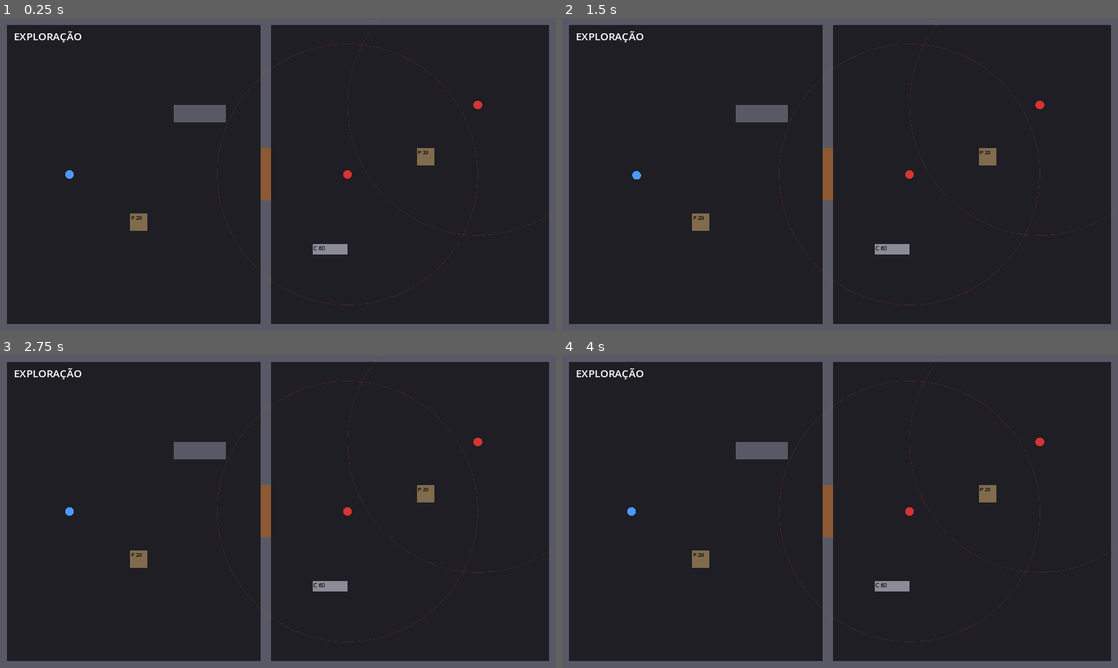
Above: before the commit, frames 1-4 (two rows, left to right).
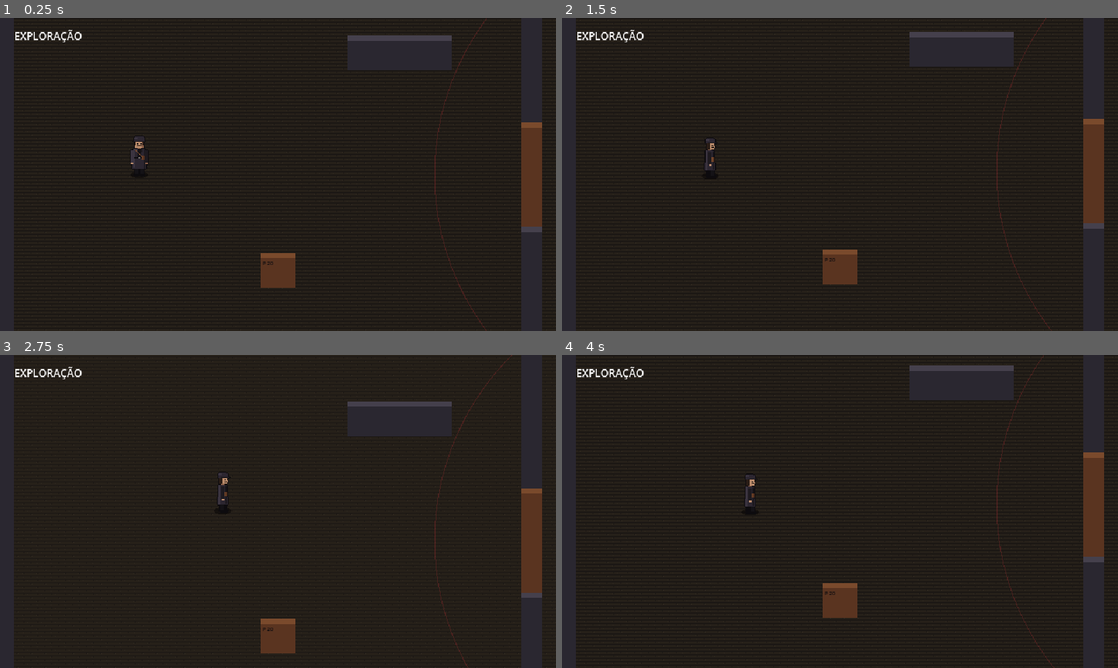
Above: after the commit, the same moments.

Repository: Brombilaa/game
Game: Godot game, scene res://scenes/exploration/test_room.tscn
The game is run twice, just before and just after one commit, with the same random seed, the same clock (stepped at 60 frames per second) and the same inputs.
Inputs (mouse positions are in pixels of both pictures, inside the frame that each line leads up to):
- Up to frame 1 (0.25 s): no input
- Up to frame 2 (1.5 s): tap Enter at 0.5 s; move the mouse to (962, 158) at 0.52 s; hold D 0.53-1.28 s; tap R at 0.6, 1.35 s; click (962, 158) at 0.67 s; tap Space at 0.77 s; move the mouse to (728, 190) at 1.27 s; click (728, 190) at 1.42 s
- Up to frame 3 (2.75 s): tap Space at 1.52, 2 s; move the mouse to (333, 442) at 2.02 s; hold D from 2.03 s (still down); tap R at 2.1 s; click (333, 442) at 2.17 s
- Up to frame 4 (4 s): move the mouse to (812, 574) at 2.77 s; tap R at 2.85, 3.6 s; click (812, 574) at 2.92 s; tap Space at 3.02, 3.77 s; move the mouse to (1006, 558) at 3.52 s; release D at 3.53 s; click (1006, 558) at 3.67 s

The runs differ from the first frame. In frame 1, 13% of the frame differs, in the area x 0-100%, y 0-100%; in frame 2, 13%; in frame 3, 13%; in frame 4, 13%.

Commit message:
Muda para 640×360 e desenha personagem e chão provisórios na sala de teste
Resolução interna 640×360 com escala inteira e câmera seguindo a unidade em foco.
PlaceholderArt gera por código a paleta escura de teste, o personagem de 32×48
em 4 direções com passo e o tile de chão 16×16, sem binários no LFS.

Co-Authored-By: Claude Opus 5.5 <noreply@anthropic.com>
Claude-Session: https://claude.ai/code/session_01EDsCLEBJPZ18HUC4jaNQhy

Diff:
--- a/project.godot
+++ b/project.godot
@@ -12,10 +12,13 @@
 
 [display]
 
-window/size/viewport_width=1280
-window/size/viewport_height=720
+window/size/viewport_width=640
+window/size/viewport_height=360
+window/size/window_width_override=1280
+window/size/window_height_override=720
 window/stretch/mode="canvas_items"
 window/stretch/aspect="keep"
+window/stretch/scale_mode="integer"
 
 [rendering]
 
--- /dev/null
+++ b/scripts/art/placeholder_art.gd
@@ -0,0 +1,211 @@
+class_name PlaceholderArt
+extends RefCounted
+# Arte provisória gerada por código, enquanto não há sprites desenhados.
+# Segue docs/direcao-visual.md: vista 3/4 de cima, personagem em quadro de 32×48,
+# tile de 16×16, 4 direções e paleta fechada e escura (DEC-2026-10-29-01..05).
+# Gerar em código evita binários no Git LFS; troca por PNG quando houver arte final.
+
+enum Dir { SOUTH, NORTH, EAST, WEST }
+
+const FRAME_SIZE := Vector2i(32, 48)
+const TILE_SIZE := 16
+# Ponto do quadro que fica sobre a posição da unidade (meio dos pés).
+const PIVOT := Vector2(16, 46)
+# Quadros por direção: parado, passo com a perna esquerda, passo com a direita.
+const FRAMES := 3
+
+# Paleta de teste (DEC-2026-10-29-04). Cópia para editores em assets/palettes/paleta_teste.gpl.
+const PALETTE := {
+	"contorno": Color8(13, 11, 14),
+	"camisa": Color8(20, 18, 22),
+	"casaco_escuro": Color8(30, 26, 31),
+	"casaco": Color8(44, 38, 48),
+	"casaco_claro": Color8(59, 52, 64),
+	"cabelo": Color8(42, 29, 22),
+	"pele_sombra": Color8(138, 95, 72),
+	"pele": Color8(185, 138, 106),
+	"couro": Color8(90, 52, 32),
+	"couro_claro": Color8(122, 74, 44),
+	"metal": Color8(110, 106, 106),
+	"chao_escuro": Color8(27, 23, 20),
+	"chao": Color8(38, 32, 25),
+	"chao_claro": Color8(49, 42, 33),
+	"parede": Color8(42, 39, 48),
+	"parede_topo": Color8(69, 64, 76),
+	"sangue_escuro": Color8(74, 20, 22),
+	"sangue": Color8(107, 29, 29),
+	"sangue_claro": Color8(140, 42, 42),
+	"destaque": Color8(201, 162, 74),
+}
+
+# Variantes trocam as cores do casaco: agente (preto), cultista (vermelho), atirador (cinza).
+const VARIANTS := {
+	"agente": {},
+	"cultista": {"casaco_escuro": "sangue_escuro", "casaco": "sangue", "casaco_claro": "sangue_claro"},
+	"atirador": {"casaco_escuro": "parede", "casaco": "parede_topo", "casaco_claro": "metal"},
+}
+
+static var _cache := {}
+
+
+static func color(name: String) -> Color:
+	return PALETTE[name]
+
+
+static func dir_from_vector(v: Vector2) -> Dir:
+	if absf(v.x) > absf(v.y):
+		return Dir.EAST if v.x > 0.0 else Dir.WEST
+	return Dir.SOUTH if v.y >= 0.0 else Dir.NORTH
+
+
+static func character_texture(variant: String, dir: Dir, frame: int) -> Texture2D:
+	var key := "%s:%d:%d" % [variant, dir, frame]
+	if not _cache.has(key):
+		_cache[key] = ImageTexture.create_from_image(character_image(variant, dir, frame))
+	return _cache[key]
+
+
+static func floor_texture() -> Texture2D:
+	if not _cache.has("chao"):
+		_cache["chao"] = ImageTexture.create_from_image(floor_image())
+	return _cache["chao"]
+
+
+static func character_image(variant: String, dir: Dir, frame: int) -> Image:
+	var img := Image.create(FRAME_SIZE.x, FRAME_SIZE.y, false, Image.FORMAT_RGBA8)
+	var p := _Painter.new(img, VARIANTS.get(variant, {}))
+	if dir == Dir.WEST:
+		_paint_side(p, frame)
+		img.flip_x()
+	elif dir == Dir.EAST:
+		_paint_side(p, frame)
+	else:
+		_paint_front(p, frame, dir == Dir.NORTH)
+	_outline(img)
+	return img
+
+
+# Tábuas de madeira escura com emendas alternadas.
+static func floor_image() -> Image:
+	var img := Image.create(TILE_SIZE, TILE_SIZE, false, Image.FORMAT_RGBA8)
+	img.fill(color("chao"))
+	for row in 4:
+		var y := row * 4
+		for x in TILE_SIZE:
+			img.set_pixel(x, y, color("chao_escuro"))
+		img.set_pixel(((row % 2) * 8 + 3) % TILE_SIZE, y + 1, color("chao_escuro"))
+		img.set_pixel(((row % 2) * 8 + 3) % TILE_SIZE, y + 2, color("chao_escuro"))
+		img.set_pixel((row * 5 + 10) % TILE_SIZE, y + 2, color("chao_claro"))
+	return img
+
+
+# Frente (sul) ou costas (norte). Luz vem de cima à esquerda.
+static func _paint_front(p: _Painter, frame: int, back: bool) -> void:
+	var lift_left := 2 if frame == 1 else 0
+	var lift_right := 2 if frame == 2 else 0
+	# Pernas com calça escura e sapatos.
+	p.rect(11, 38, 4, 7 - lift_left, "camisa")
+	p.rect(17, 38, 4, 7 - lift_right, "camisa")
+	p.rect(10, 45 - lift_left, 5, 2, "contorno")
+	p.rect(17, 45 - lift_right, 5, 2, "contorno")
+	# Sobretudo: corpo, barra mais larga e ombros.
+	p.rect(9, 16, 14, 22, "casaco")
+	p.rect(8, 30, 16, 9, "casaco")
+	p.rect(9, 16, 2, 22, "casaco_claro")
+	p.rect(21, 16, 2, 23, "casaco_escuro")
+	# Braços e mãos.
+	p.rect(6, 18, 3, 14, "casaco_claro")
+	p.rect(23, 18, 3, 14, "casaco_escuro")
+	p.rect(6, 32, 3, 2, "pele_sombra" if back else "pele")
+	p.rect(23, 32, 3, 2, "pele_sombra")
+	if back:
+		p.rect(15, 17, 2, 21, "casaco_escuro")  # costura das costas
+		p.rect(12, 27, 8, 2, "casaco_escuro")  # meia-cinta
+		p.rect(12, 27, 1, 1, "metal")
+		p.rect(19, 27, 1, 1, "metal")
+	else:
+		p.rect(14, 16, 4, 11, "camisa")  # abertura do casaco
+		p.rect(12, 16, 2, 4, "casaco_claro")  # gola
+		p.rect(18, 16, 2, 4, "casaco_escuro")
+		p.rect(10, 26, 12, 1, "contorno")  # cinto
+		p.rect(15, 26, 2, 1, "metal")
+		for i in 9:  # alça do coldre na diagonal
+			p.rect(11 + i, 17 + i, 1, 1, "couro_claro")
+		p.rect(19, 24, 3, 5, "couro")  # coldre
+		p.rect(19, 24, 1, 5, "couro_claro")
+	# Pescoço, cabeça e boina.
+	p.rect(14, 15, 4, 1, "pele_sombra")
+	if back:
+		p.rect(11, 8, 10, 7, "cabelo")
+	else:
+		p.rect(11, 8, 10, 7, "pele")
+		p.rect(19, 8, 2, 7, "pele_sombra")
+		p.rect(11, 8, 1, 4, "cabelo")
+		p.rect(20, 8, 1, 4, "cabelo")
+		p.rect(13, 10, 2, 1, "contorno")  # olhos
+		p.rect(17, 10, 2, 1, "contorno")
+		p.rect(13, 12, 6, 1, "cabelo")  # bigode
+	p.rect(10, 3, 12, 5, "casaco")
+	p.rect(11, 2, 10, 1, "casaco")
+	p.rect(10, 3, 4, 2, "casaco_claro")
+	p.rect(9, 7, 14, 1, "casaco_escuro")  # aba
+
+
+# Perfil voltado para leste; oeste é o espelho.
+static func _paint_side(p: _Painter, frame: int) -> void:
+	var stride := 0 if frame == 0 else (2 if frame == 1 else -2)
+	# Perna de trás (mais escura) e da frente.
+	p.rect(14 - stride, 38, 4, 7, "contorno")
+	p.rect(14 - stride, 45, 6, 2, "contorno")
+	p.rect(15 + stride, 38, 4, 7, "camisa")
+	p.rect(15 + stride, 45, 6, 2, "contorno")
+	# Sobretudo de lado.
+	p.rect(11, 16, 10, 22, "casaco")
+	p.rect(10, 30, 12, 9, "casaco")
+	p.rect(11, 16, 2, 23, "casaco_claro")
+	p.rect(19, 16, 2, 22, "casaco_escuro")
+	p.rect(19, 18, 2, 9, "camisa")  # frente aberta
+	p.rect(18, 24, 3, 5, "couro")  # coldre
+	p.rect(18, 24, 1, 5, "couro_claro")
+	# Braço na frente do corpo.
+	p.rect(14, 18, 4, 14, "casaco_escuro")
+	p.rect(15, 32, 3, 2, "pele")
+	# Cabeça de perfil: nuca com cabelo, rosto à direita.
+	p.rect(14, 15, 4, 1, "pele_sombra")
+	p.rect(12, 8, 9, 7, "pele")
+	p.rect(12, 8, 4, 7, "cabelo")
+	p.rect(21, 11, 1, 2, "pele")  # nariz
+	p.rect(18, 10, 2, 1, "contorno")
+	p.rect(18, 12, 3, 1, "cabelo")
+	p.rect(11, 3, 11, 5, "casaco")
+	p.rect(12, 2, 8, 1, "casaco")
+	p.rect(11, 3, 4, 2, "casaco_claro")
+	p.rect(14, 7, 10, 1, "casaco_escuro")  # aba para a frente
+
+
+# Contorno de 1 px em volta da silhueta, como na referência.
+static func _outline(img: Image) -> void:
+	var src := img.duplicate() as Image
+	var edge := color("contorno")
+	for y in img.get_height():
+		for x in img.get_width():
+			if src.get_pixel(x, y).a > 0.0:
+				continue
+			for d: Vector2i in [Vector2i(1, 0), Vector2i(-1, 0), Vector2i(0, 1), Vector2i(0, -1)]:
+				var n := Vector2i(x, y) + d
+				if n.x >= 0 and n.y >= 0 and n.x < img.get_width() and n.y < img.get_height() and src.get_pixel(n.x, n.y).a > 0.0:
+					img.set_pixel(x, y, edge)
+					break
+
+
+class _Painter:
+	var img: Image
+	var swaps: Dictionary
+
+	func _init(target: Image, color_swaps: Dictionary) -> void:
+		img = target
+		swaps = color_swaps
+
+	func rect(x: int, y: int, w: int, h: int, name: String) -> void:
+		if w > 0 and h > 0:
+			img.fill_rect(Rect2i(x, y, w, h), PlaceholderArt.color(swaps.get(name, name)))
--- a/scripts/exploration/test_room.gd
+++ b/scripts/exploration/test_room.gd
@@ -5,6 +5,8 @@
 # Combate por turnos (TurnManager + CombatRules): no turno do agente, clique no chão
 # move (gasta PA), clique no inimigo ataca, clique na cobertura mira a estrutura,
 # Espaço passa o turno e D atrasa. R reinicia a sala.
+# Visual provisório (PlaceholderArt): resolução interna 640×360, câmera segue a unidade
+# em foco e a sala de 1280×720 rola; unidades desenhadas por ordem de profundidade (y).
 
 enum Mode { EXPLORATION, COMBAT, GAME_OVER }
 
@@ -15,6 +17,10 @@
 const PERCEPTION_RANGE := 300.0  # provisório: alcance de percepção está PENDENTE no GDD
 const ENEMY_STEP_SECONDS := 0.4
 const POPUP_SECONDS := 1.2
+const WALK_FRAME_SECONDS := 0.15
+const WALL_TOP := 6.0  # faixa clara no topo da parede, para a leitura em 3/4
+const ROOM_SIZE := Vector2i(1280, 720)
+const ENEMY_VARIANTS := ["cultista", "atirador"]  # mesma ordem de `enemies`
 
 var walls: Array[Rect2] = [
 	Rect2(0, 0, 1280, 16),
@@ -52,11 +58,20 @@
 var popups: Array = []  # textos de acerto/erro/dano flutuando sobre as unidades
 var hud := CombatHud.new()
 var audio := AudioDirector.new()
+var camera := Camera2D.new()
+var facing := {}  # Combatant -> PlaceholderArt.Dir
+var walk_time := 0.0
 
 
 func _ready() -> void:
 	add_child(hud)
 	add_child(audio)
+	camera.limit_left = 0
+	camera.limit_top = 0
+	camera.limit_right = ROOM_SIZE.x
+	camera.limit_bottom = ROOM_SIZE.y
+	camera.position = player.pos
+	add_child(camera)
 	hud.end_turn_requested.connect(_player_pass)
 	audio.play_music("exploration")
 
@@ -137,12 +152,17 @@
 			p.time -= delta
 		popups = popups.filter(func(p: Dictionary) -> bool: return p.time > 0.0)
 		queue_redraw()
+	var focus := turns.current if mode == Mode.COMBAT and turns and turns.current else player
+	camera.position = focus.pos
 	if moving_unit and not path.is_empty():
+		facing[moving_unit] = PlaceholderArt.dir_from_vector(path[0] - moving_unit.pos)
+		walk_time += delta
 		moving_unit.pos = moving_unit.pos.move_toward(path[0], SPEED * delta)
 		if moving_unit.pos.is_equal_approx(path[0]):
 			path.remove_at(0)
 		if path.is_empty():
 			moving_unit = null
+			walk_time = 0.0
 			move_finished.emit()
 		queue_redraw()
 	if mode != Mode.EXPLORATION:
@@ -350,42 +370,65 @@
 
 func _draw() -> void:
 	var font := ThemeDB.fallback_font
-	draw_rect(Rect2(0, 0, 1280, 720), Color(0.12, 0.12, 0.14))
+	draw_texture_rect(PlaceholderArt.floor_texture(), Rect2(Vector2.ZERO, ROOM_SIZE), true)
 	for w in walls:
-		draw_rect(w, Color(0.35, 0.35, 0.4))
+		_draw_block(w, PlaceholderArt.color("parede"), PlaceholderArt.color("parede_topo"))
 	if door_open:
-		draw_rect(door, Color(0.4, 0.6, 0.4, 0.5))
+		draw_rect(door, PlaceholderArt.color("chao_escuro"))
 	else:
-		draw_rect(door, Color(0.55, 0.35, 0.2))
+		_draw_block(door, PlaceholderArt.color("couro"), PlaceholderArt.color("couro_claro"))
 	for c: Cover in covers:
 		if c.is_destroyed():
-			draw_rect(c.rect, Color(0.4, 0.35, 0.3, 0.25), false, 1.0)
+			draw_rect(c.rect, PlaceholderArt.color("chao_claro"), false, 1.0)
 			continue
-		draw_rect(c.rect, Color(0.5, 0.42, 0.3) if c.kind == "partial" else Color(0.55, 0.55, 0.6))
-		draw_string(font, c.rect.position + Vector2(2, 14), "%s %d" % ["P" if c.kind == "partial" else "C", c.hp], HORIZONTAL_ALIGNMENT_LEFT, -1, 12, Color.BLACK)
-	for e in enemies:
-		if not e.is_alive():
-			continue
-		if mode == Mode.EXPLORATION:
-			draw_arc(e.pos, PERCEPTION_RANGE, 0.0, TAU, 96, Color(0.9, 0.2, 0.2, 0.25), 1.0)
-		_draw_unit(e, Color(0.85, 0.2, 0.2))
-	if player.is_alive():
-		_draw_unit(player, Color(0.3, 0.6, 1.0))
+		if c.kind == "partial":
+			_draw_block(c.rect, PlaceholderArt.color("couro"), PlaceholderArt.color("couro_claro"))
+		else:
+			_draw_block(c.rect, PlaceholderArt.color("parede"), PlaceholderArt.color("metal"))
+		draw_string(font, c.rect.position + Vector2(2, 14), "%s %d" % ["P" if c.kind == "partial" else "C", c.hp], HORIZONTAL_ALIGNMENT_LEFT, -1, 6, PlaceholderArt.color("contorno"))
+	if mode == Mode.EXPLORATION:
+		for e in enemies:
+			if e.is_alive():
+				draw_arc(e.pos, PERCEPTION_RANGE, 0.0, TAU, 96, Color(PlaceholderArt.color("sangue_claro"), 0.35), 1.0)
+	var units := _living_units()
+	units.sort_custom(func(a: Combatant, b: Combatant) -> bool: return a.pos.y < b.pos.y)
+	for u in units:
+		_draw_unit(u)
 	if mode == Mode.COMBAT:
 		_draw_preview(font)
-		draw_string(font, Vector2(32, 690), "Rodada %d  |  Espaço passa, D atrasa, R reinicia" % turns.round_number, HORIZONTAL_ALIGNMENT_LEFT, -1, 18, Color(1, 1, 1, 0.6))
+	# Textos de rodapé presos à tela, não à sala que rola.
+	var footer := get_canvas_transform().affine_inverse() * Vector2(16, 345)
+	if mode == Mode.COMBAT:
+		draw_string(font, footer, "Rodada %d  |  Espaço passa, D atrasa, R reinicia" % turns.round_number, HORIZONTAL_ALIGNMENT_LEFT, -1, 9, Color(1, 1, 1, 0.6))
 	elif mode == Mode.GAME_OVER:
-		draw_string(font, Vector2(32, 690), "Game Over (R reinicia)", HORIZONTAL_ALIGNMENT_LEFT, -1, 18, Color(1, 0.5, 0.5))
+		draw_string(font, footer, "Game Over (R reinicia)", HORIZONTAL_ALIGNMENT_LEFT, -1, 9, Color(1, 0.5, 0.5))
 	for p in popups:
-		draw_string(font, p.pos, p.text, HORIZONTAL_ALIGNMENT_LEFT, -1, 18, Color(1, 1, 0.7, clampf(p.time / POPUP_SECONDS * 2.0, 0.0, 1.0)))
-
-
-func _draw_unit(u: Combatant, color: Color) -> void:
+		draw_string(font, p.pos, p.text, HORIZONTAL_ALIGNMENT_LEFT, -1, 9, Color(1, 1, 0.7, clampf(p.time / POPUP_SECONDS * 2.0, 0.0, 1.0)))
+
+
+# Bloco em 3/4: face frontal com uma faixa clara de topo.
+func _draw_block(r: Rect2, front: Color, top: Color) -> void:
+	draw_rect(r, front)
+	draw_rect(Rect2(r.position, Vector2(r.size.x, minf(WALL_TOP, r.size.y))), top)
+
+
+func _draw_unit(u: Combatant) -> void:
+	draw_set_transform(u.pos, 0.0, Vector2(1.0, 0.4))  # sombra achatada sob os pés
+	draw_circle(Vector2.ZERO, u.radius, Color(0, 0, 0, 0.45))
+	draw_set_transform(Vector2.ZERO)
 	if turns and u == turns.current:
-		draw_arc(u.pos, u.radius + 5, 0.0, TAU, 32, Color(1, 0.85, 0.3), 2.0)
-	draw_circle(u.pos, u.radius, color)
+		draw_set_transform(u.pos, 0.0, Vector2(1.0, 0.5))
+		draw_arc(Vector2.ZERO, u.radius + 5, 0.0, TAU, 32, PlaceholderArt.color("destaque"), 2.0)
+		draw_set_transform(Vector2.ZERO)
+	var frame := 0
+	if u == moving_unit:
+		frame = 1 + int(walk_time / WALK_FRAME_SECONDS) % 2
+	var i := enemies.find(u)
+	var variant: String = ENEMY_VARIANTS[i % ENEMY_VARIANTS.size()] if i >= 0 else "agente"
+	var tex := PlaceholderArt.character_texture(variant, facing.get(u, PlaceholderArt.Dir.SOUTH), frame)
+	draw_texture(tex, (u.pos - PlaceholderArt.PIVOT).round())
 	if mode != Mode.EXPLORATION:
-		var bar := Rect2(u.pos + Vector2(-14, -u.radius - 9), Vector2(28, 4))
+		var bar := Rect2(u.pos + Vector2(-14, -PlaceholderArt.PIVOT.y - 6), Vector2(28, 3))
 		draw_rect(bar, Color(0.2, 0.2, 0.2))
 		draw_rect(Rect2(bar.position, Vector2(bar.size.x * float(u.pv) / u.max_pv, bar.size.y)), Color(0.3, 0.85, 0.35))
 
@@ -415,4 +458,4 @@
 			var cost := rules.move_cost(CombatRules.path_length(route))
 			text = "%d PA" % cost if cost <= player.pa else "%d PA (parcial)" % player.pa
 	if text != "":
-		draw_string(font, mouse + Vector2(14, -8), text, HORIZONTAL_ALIGNMENT_LEFT, -1, 16, Color.WHITE)
+		draw_string(font, mouse + Vector2(10, -6), text, HORIZONTAL_ALIGNMENT_LEFT, -1, 8, Color.WHITE)
--- a/scripts/ui/combat_hud.gd
+++ b/scripts/ui/combat_hud.gd
@@ -7,9 +7,10 @@
 signal end_turn_requested
 
 const NOTICE_SECONDS := 2.0  # provisório: duração de avisos está PENDENTE no GDD
-const PIP_SIZE := Vector2(16, 16)
+const PIP_SIZE := Vector2(8, 8)
 const PIP_FULL := Color(0.95, 0.8, 0.25)
 const PIP_EMPTY := Color(0.3, 0.3, 0.35)
+const FONT_SIZE := 8  # em pixels da resolução interna 640×360
 
 var mode_label: Label
 var notice_label: Label
@@ -80,16 +81,16 @@
 
 func _build() -> void:
 	mode_label = Label.new()
-	mode_label.position = Vector2(32, 24)
-	mode_label.add_theme_font_size_override("font_size", 24)
+	mode_label.position = Vector2(16, 12)
+	mode_label.add_theme_font_size_override("font_size", 12)
 	add_child(mode_label)
 
 	notice_label = Label.new()
 	notice_label.anchor_right = 1.0
-	notice_label.offset_top = 80
-	notice_label.offset_bottom = 130
+	notice_label.offset_top = 40
+	notice_label.offset_bottom = 65
 	notice_label.horizontal_alignment = HORIZONTAL_ALIGNMENT_CENTER
-	notice_label.add_theme_font_size_override("font_size", 40)
+	notice_label.add_theme_font_size_override("font_size", 20)
 	notice_label.visible = false
 	add_child(notice_label)
 
@@ -104,22 +105,24 @@
 	turn_panel.anchor_right = 0.5
 	turn_panel.anchor_top = 1.0
 	turn_panel.anchor_bottom = 1.0
-	turn_panel.offset_left = -200
-	turn_panel.offset_right = 200
-	turn_panel.offset_top = -80
-	turn_panel.offset_bottom = -24
+	turn_panel.offset_left = -100
+	turn_panel.offset_right = 100
+	turn_panel.offset_top = -40
+	turn_panel.offset_bottom = -12
 	turn_panel.grow_horizontal = Control.GROW_DIRECTION_BOTH
 	turn_panel.grow_vertical = Control.GROW_DIRECTION_BEGIN
 	add_child(turn_panel)
 
 	var row := HBoxContainer.new()
 	row.alignment = BoxContainer.ALIGNMENT_CENTER
-	row.add_theme_constant_override("separation", 16)
+	row.add_theme_constant_override("separation", 8)
 	turn_panel.add_child(row)
 
 	unit_label = Label.new()
+	unit_label.add_theme_font_size_override("font_size", FONT_SIZE)
 	row.add_child(unit_label)
 	pa_label = Label.new()
+	pa_label.add_theme_font_size_override("font_size", FONT_SIZE)
 	row.add_child(pa_label)
 	pips = HBoxContainer.new()
 	pips.alignment = BoxContainer.ALIGNMENT_CENTER
@@ -127,6 +130,7 @@
 
 	end_turn_button = Button.new()
 	end_turn_button.text = "Passar turno"
+	end_turn_button.add_theme_font_size_override("font_size", FONT_SIZE)
 	end_turn_button.focus_mode = Control.FOCUS_NONE  # não roubar o teclado da sala
 	end_turn_button.pressed.connect(func() -> void: end_turn_requested.emit())
 	row.add_child(end_turn_button)
--- /dev/null
+++ b/tests/test_placeholder_art.gd
@@ -0,0 +1,75 @@
+extends SceneTree
+# Teste headless da arte provisória. Rodar com:
+#   godot --headless --path . -s tests/test_placeholder_art.gd
+
+var failures := 0
+
+
+func _init() -> void:
+	var palette: Array = PlaceholderArt.PALETTE.values()
+
+	# Quadro de 32×48 em 4 direções e 3 quadros, só com cores da paleta.
+	var only_palette := true
+	for variant in PlaceholderArt.VARIANTS:
+		for dir in 4:
+			for frame in PlaceholderArt.FRAMES:
+				var img := PlaceholderArt.character_image(variant, dir, frame)
+				_check(img.get_size() == PlaceholderArt.FRAME_SIZE, "%s %d/%d tem 32×48" % [variant, dir, frame])
+				only_palette = only_palette and _uses_only(img, palette)
+	_check(only_palette, "personagens usam só cores da paleta")
+
+	# Oeste é o espelho de leste.
+	var east := PlaceholderArt.character_image("agente", PlaceholderArt.Dir.EAST, 0)
+	east.flip_x()
+	var west := PlaceholderArt.character_image("agente", PlaceholderArt.Dir.WEST, 0)
+	_check(east.get_data() == west.get_data(), "oeste espelha leste")
+
+	# Passo muda o desenho; variante troca a cor do casaco.
+	var idle := PlaceholderArt.character_image("agente", PlaceholderArt.Dir.SOUTH, 0)
+	_check(idle.get_data() != PlaceholderArt.character_image("agente", PlaceholderArt.Dir.SOUTH, 1).get_data(), "quadro de passo difere do parado")
+	_check(idle.get_data() != PlaceholderArt.character_image("cultista", PlaceholderArt.Dir.SOUTH, 0).get_data(), "cultista tem outra cor")
+
+	# Pés no pivô: a linha do pivô tem pixel opaco e não há nada abaixo do quadro útil.
+	var feet_row := int(PlaceholderArt.PIVOT.y)
+	var has_feet := false
+	for x in PlaceholderArt.FRAME_SIZE.x:
+		has_feet = has_feet or idle.get_pixel(x, feet_row).a > 0.0
+	_check(has_feet, "pés na linha do pivô")
+
+	var tile := PlaceholderArt.floor_image()
+	_check(tile.get_size() == Vector2i(16, 16), "tile tem 16×16")
+	_check(_uses_only(tile, palette), "chão usa só cores da paleta")
+
+	# Direção pelo vetor de movimento.
+	_check(PlaceholderArt.dir_from_vector(Vector2(5, 1)) == PlaceholderArt.Dir.EAST, "direita é leste")
+	_check(PlaceholderArt.dir_from_vector(Vector2(-5, 1)) == PlaceholderArt.Dir.WEST, "esquerda é oeste")
+	_check(PlaceholderArt.dir_from_vector(Vector2(1, -5)) == PlaceholderArt.Dir.NORTH, "cima é norte")
+	_check(PlaceholderArt.dir_from_vector(Vector2(1, 5)) == PlaceholderArt.Dir.SOUTH, "baixo é sul")
+
+	# A paleta para editores (.gpl) tem as mesmas cores do código.
+	var gpl := FileAccess.get_file_as_string("res://assets/palettes/paleta_teste.gpl")
+	var gpl_count := 0
+	for line in gpl.split("\n"):
+		var parts := line.strip_edges().split_floats(" ", false)
+		if line.contains("\t") and parts.size() >= 3:
+			gpl_count += 1
+			_check(palette.has(Color8(int(parts[0]), int(parts[1]), int(parts[2]))), "cor do .gpl existe no código: " + line)
+	_check(gpl_count == palette.size(), "o .gpl tem todas as cores da paleta")
+
+	print("Falhas: %d" % failures)
+	quit(1 if failures > 0 else 0)
+
+
+func _uses_only(img: Image, palette: Array) -> bool:
+	for y in img.get_height():
+		for x in img.get_width():
+			var c := img.get_pixel(x, y)
+			if c.a > 0.0 and not palette.has(c):
+				return false
+	return true
+
+
+func _check(ok: bool, label: String) -> void:
+	if not ok:
+		failures += 1
+		print("FALHOU: " + label)
Not shown, added: assets/palettes/paleta_teste.gpl
Not shown, changed: docs/direcao-visual.md
